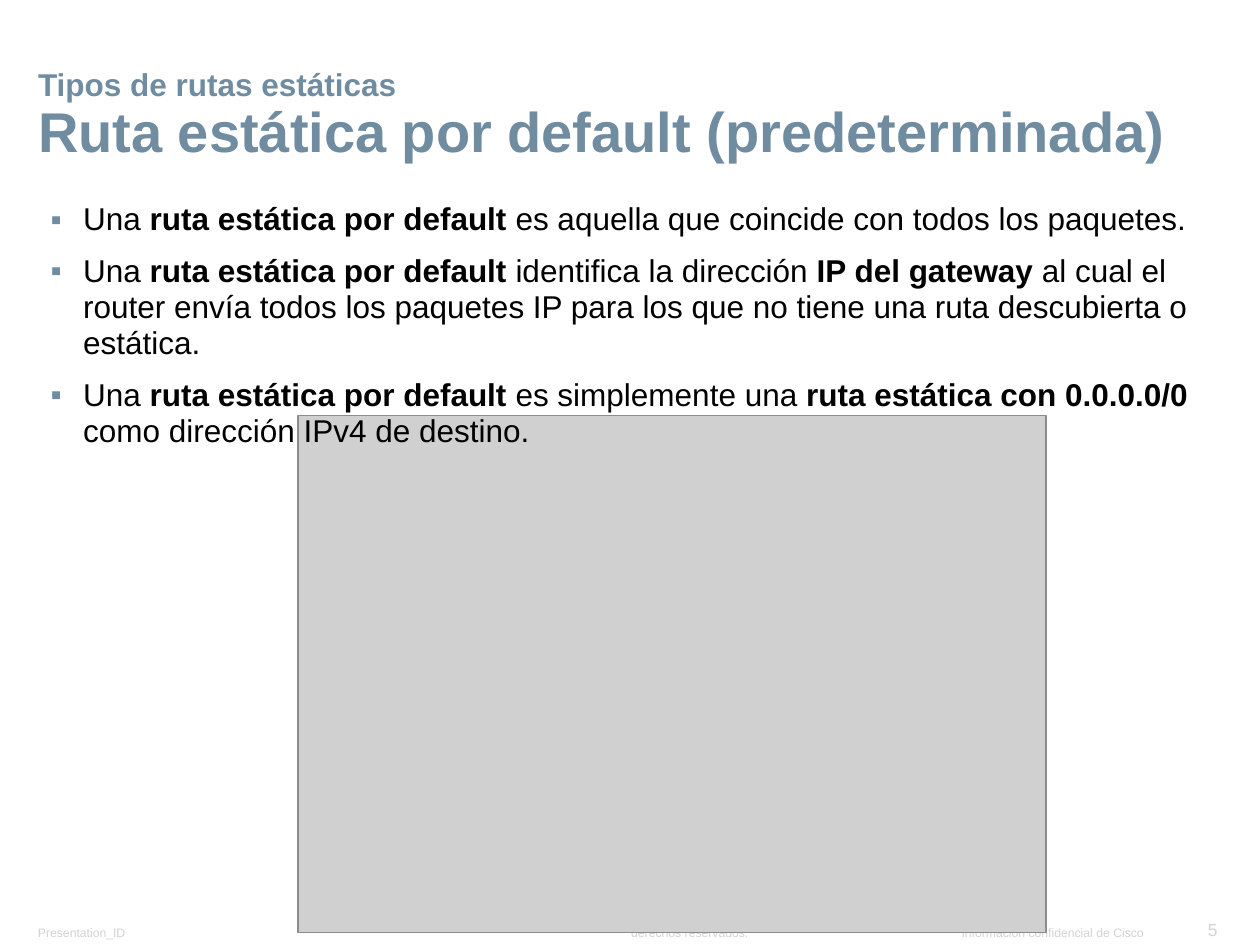
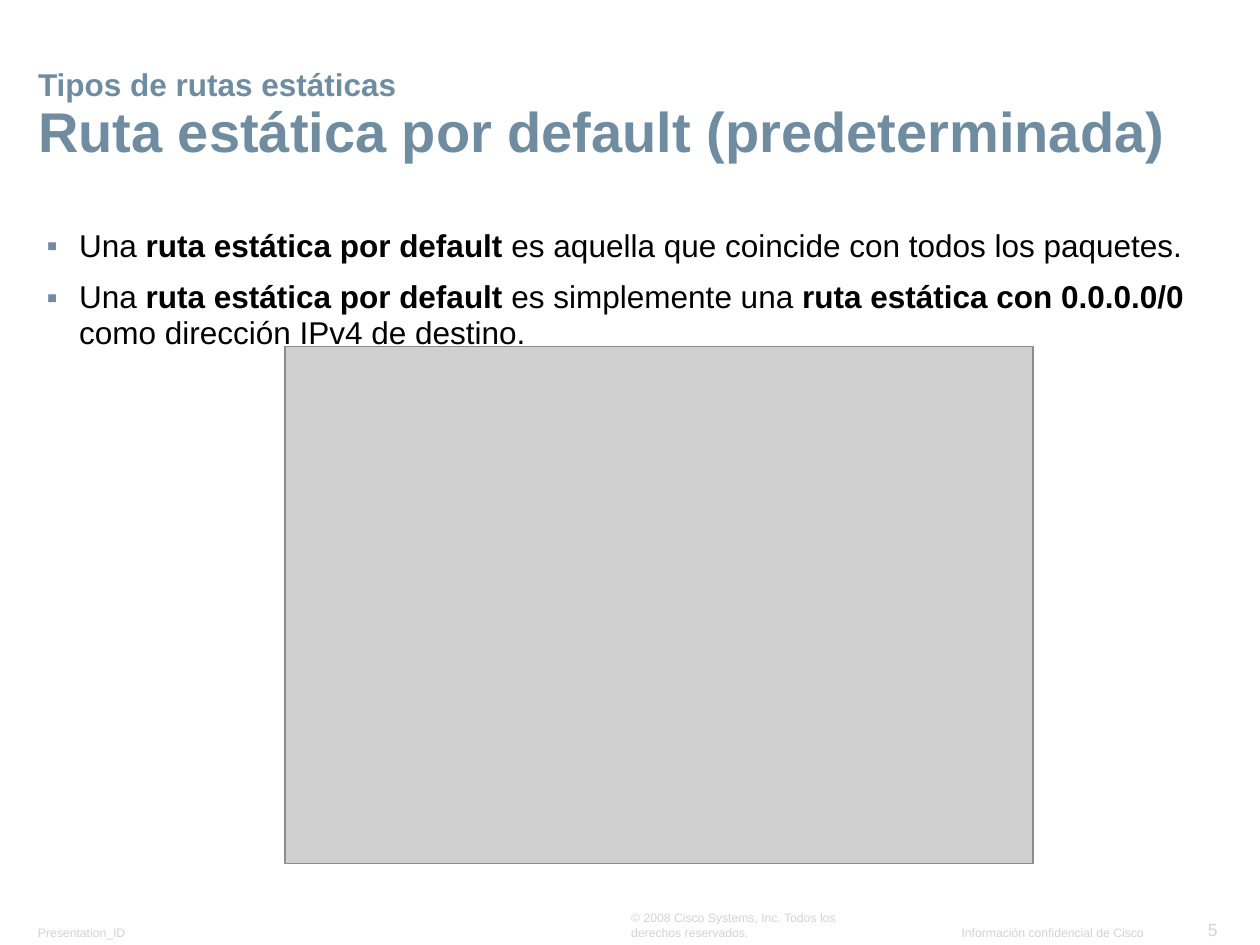
Before and after one commit to lizetheP/Seguridad, a slide deck: slide 5 of Calendario/Presentaciones/6_Ruteo_estatico.pptx. Drawn at 1260x945 pixels with LibreOffice and Linux fonts; fonts in the diff are those of the drawing; grey boxes stand for pictures; background and template pictures are left out. Boxes give left, top, right and bottom in pixels: in the first picture for what was removed or moved away, otherwise in the second. Text is boxed around its words. In the diff, an @@ line names an element or a change of style, - is before the commit and + after.

```diff
--- a/Calendario/Presentaciones/6_Ruteo_estatico.pptx
+++ b/Calendario/Presentaciones/6_Ruteo_estatico.pptx
@@ text "Una ruta estática por default ...": place and size @@
-text "Una ruta estática por default ..." at [83, 207, 1188, 443]
+text "Una ruta estática por default ..." at [79, 234, 1184, 350]
@@ text at [83, 258, 1187, 355]: paragraph removed @@
-▪ Una ruta estática por default identifica la dirección IP del gateway al cual el router envía todos los paquetes IP para los que no tiene una ruta descubierta o estática.
@@ picture: place and size @@
-picture at [297, 416, 1046, 932]
+picture at [285, 346, 1033, 863]
```
Also in this commit, not shown: 4 other slides changed, 1 slide added, 1 slide removed, 4 other files.
